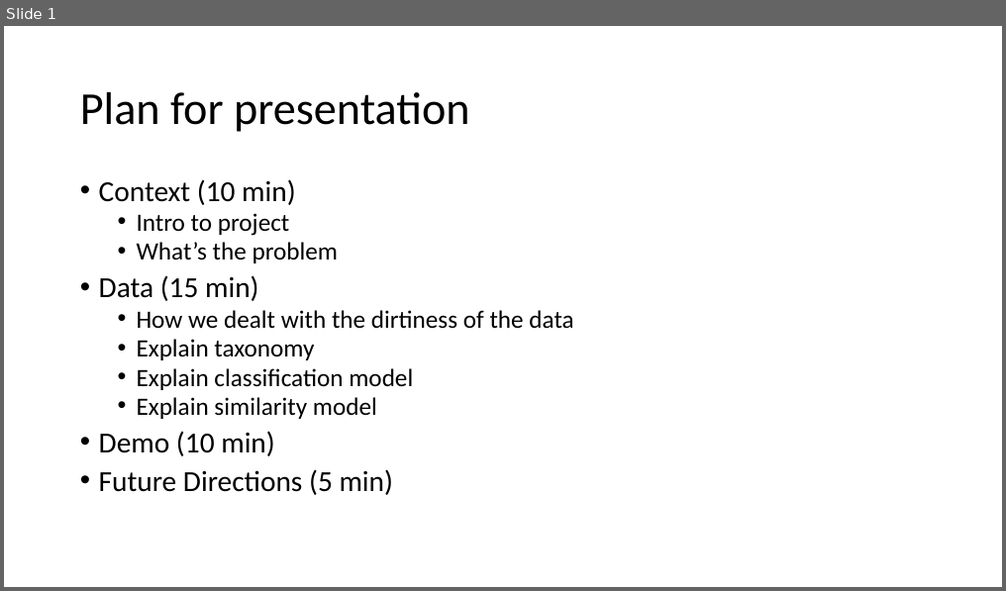
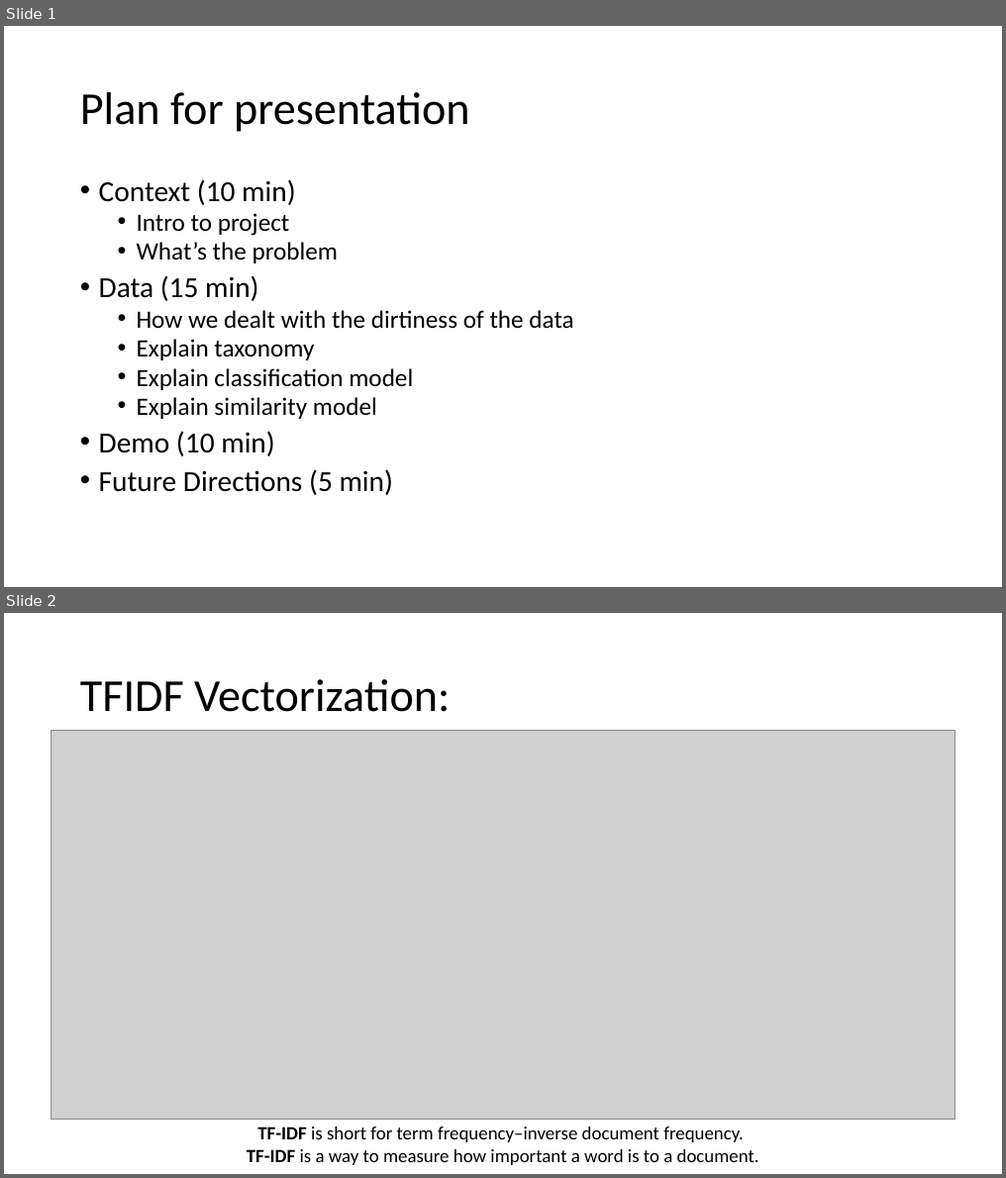
Before and after one commit to theareaorg/AREA-Research-Agenda, a slide deck: FindAR/WebinarPresentation/blank-ppt.pptx. Shown one above the other, each under a label of ours: slide 1 before the commit, slides 1 and 2 after it. The pictures are 1006x591 and 1006x1178 pixels, drawn with LibreOffice and Linux fonts; fonts in the diff are those of the drawing; grey boxes stand for pictures. Boxes give left, top, right and bottom in pixels: in the first picture for what was removed or moved away, otherwise in the second. Text is boxed around its words. In the diff, an @@ line names an element or a change of style, - is before the commit and + after.

```diff
--- a/FindAR/WebinarPresentation/blank-ppt.pptx
+++ b/FindAR/WebinarPresentation/blank-ppt.pptx
@@ slide 2 added at [4, 613, 1002, 1174], background #FFFFFF @@
@@ title added at [80, 679, 450, 712], 44 pt, text #000000 @@
+TFIDF Vectorization:
@@ picture added at [52, 731, 954, 1119] @@
@@ text added at [247, 1127, 759, 1165], 18 pt, text #000000 @@
+TF-IDF is short for term frequency–inverse document frequency.
+TF-IDF is a way to measure how important a word is to a document.
```
Also in this commit, not shown: 2 other slides added, 1 other file.
